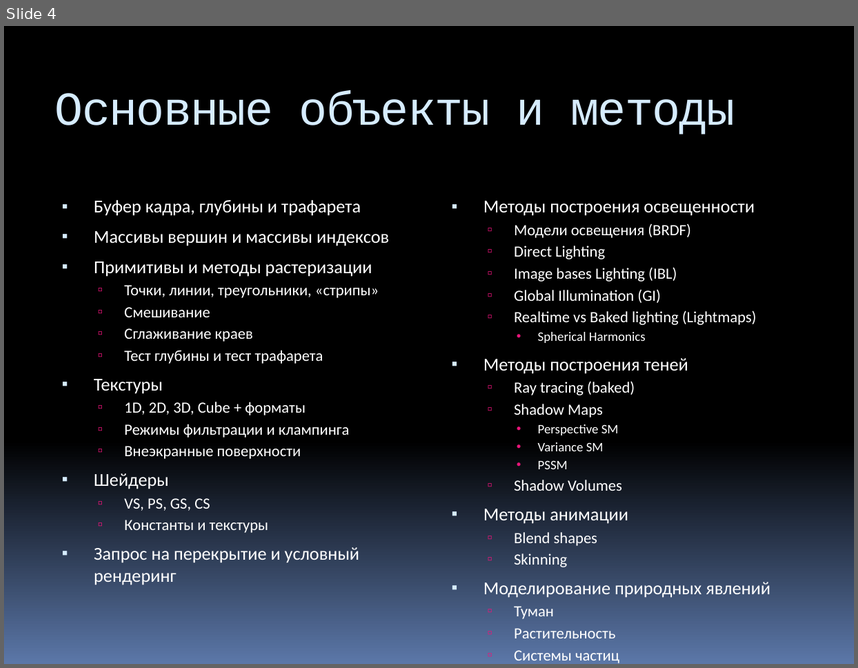
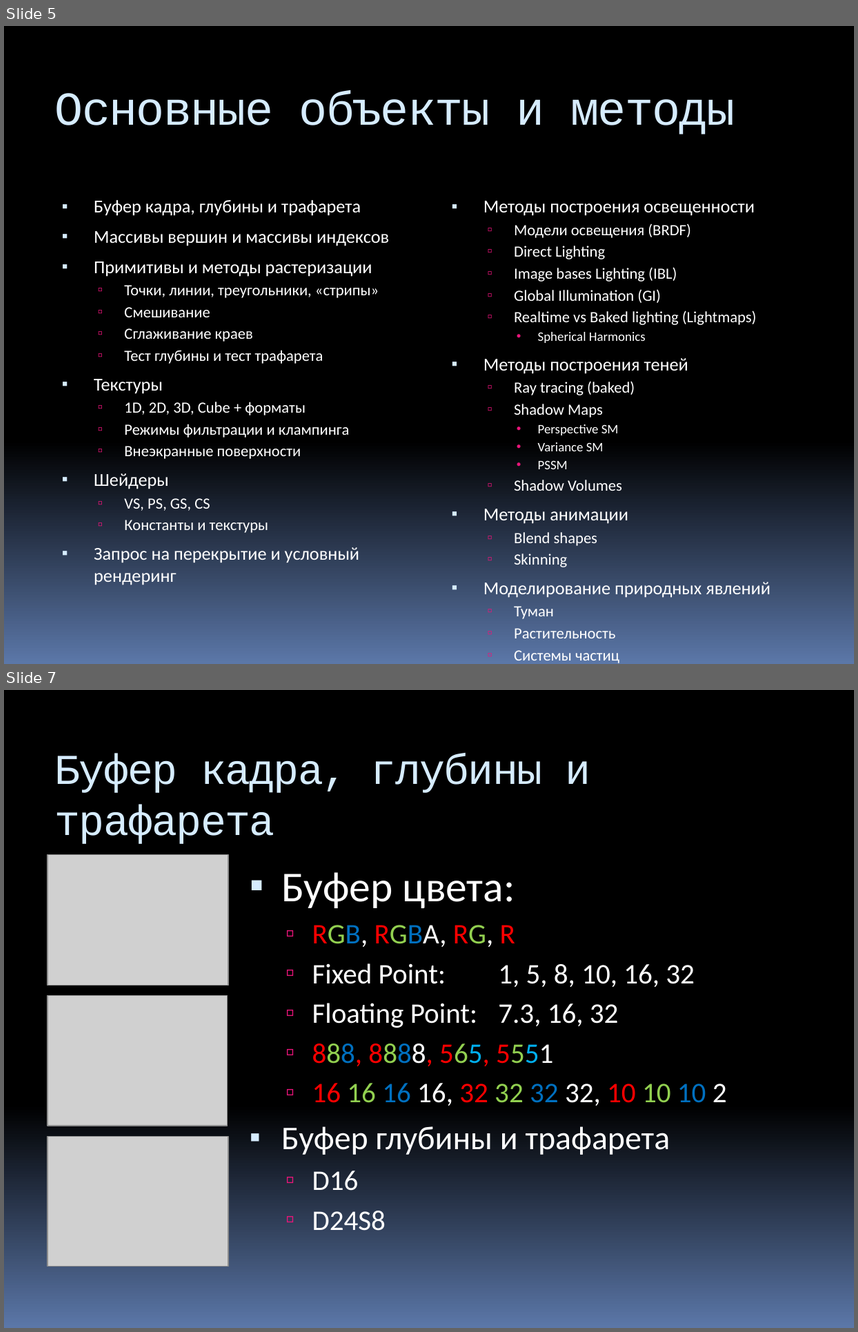
Before and after one commit to yaceq/quadro-xds, a slide deck: Docs/MasterClass.pptx. Shown one above the other, each under a label of ours: slide 4 before the commit, slides 5 and 7 after it; the slides between them are not shown. The pictures are 858x668 and 858x1332 pixels, drawn with LibreOffice and Linux fonts; fonts in the diff are those of the drawing; grey boxes stand for pictures. Boxes give left, top, right and bottom in pixels: in the first picture for what was removed or moved away, otherwise in the second. Text is boxed around its words. In the diff, an @@ line names an element or a change of style, - is before the commit and + after.

```diff
--- a/Docs/MasterClass.pptx
+++ b/Docs/MasterClass.pptx
@@ slide 7 added at bbox=[4, 690, 854, 1328], background gradient #000000 to #5B77A8 @@
@@ title added at bbox=[55, 753, 591, 844], 36 pt, text #D6ECFF @@
+Буфер кадра, глубины и трафарета
@@ picture added at bbox=[47, 855, 228, 985] @@
@@ text added at bbox=[281, 872, 727, 1230], 24 pt, text #FFFFFF @@
+▪ Буфер цвета:
+  ▫ RGB, RGBA, RG, R
+  ▫ Fixed Point: 1, 5, 8, 10, 16, 32
+  ▫ Floating Point: 7.3, 16, 32
+  ▫ 888, 8888, 565, 5551
+  ▫ 16 16 16 16, 32 32 32 32, 10 10 10 2
+▪ Буфер глубины и трафарета
+  ▫ D16
+  ▫ D24S8
@@ picture added at bbox=[47, 995, 228, 1125] @@
@@ picture added at bbox=[47, 1136, 228, 1266] @@
@@ what was slide 4 is now slide 5 @@
```
Also in this commit, not shown: 5 slides changed, 3 other slides added.
